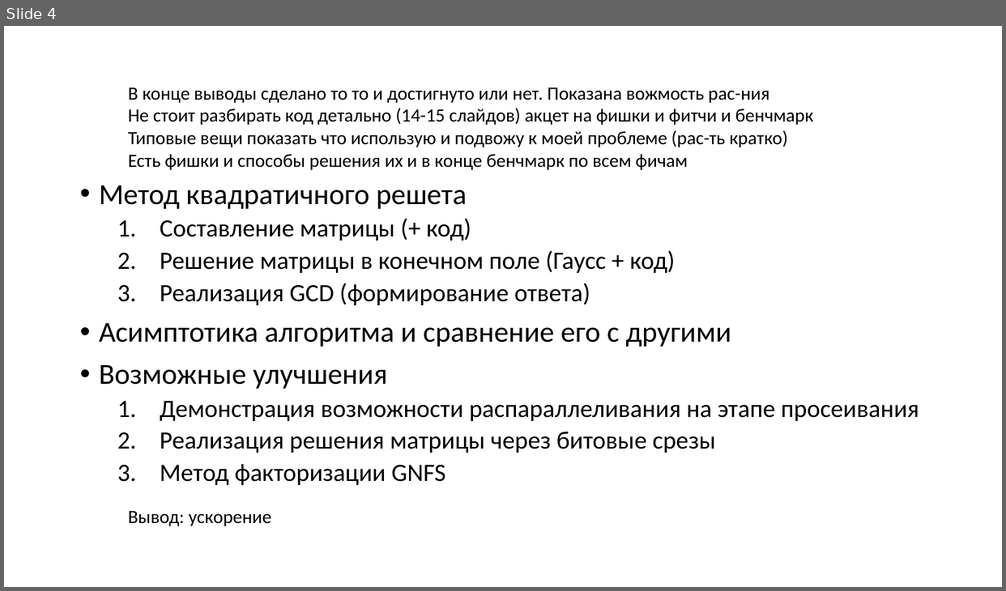
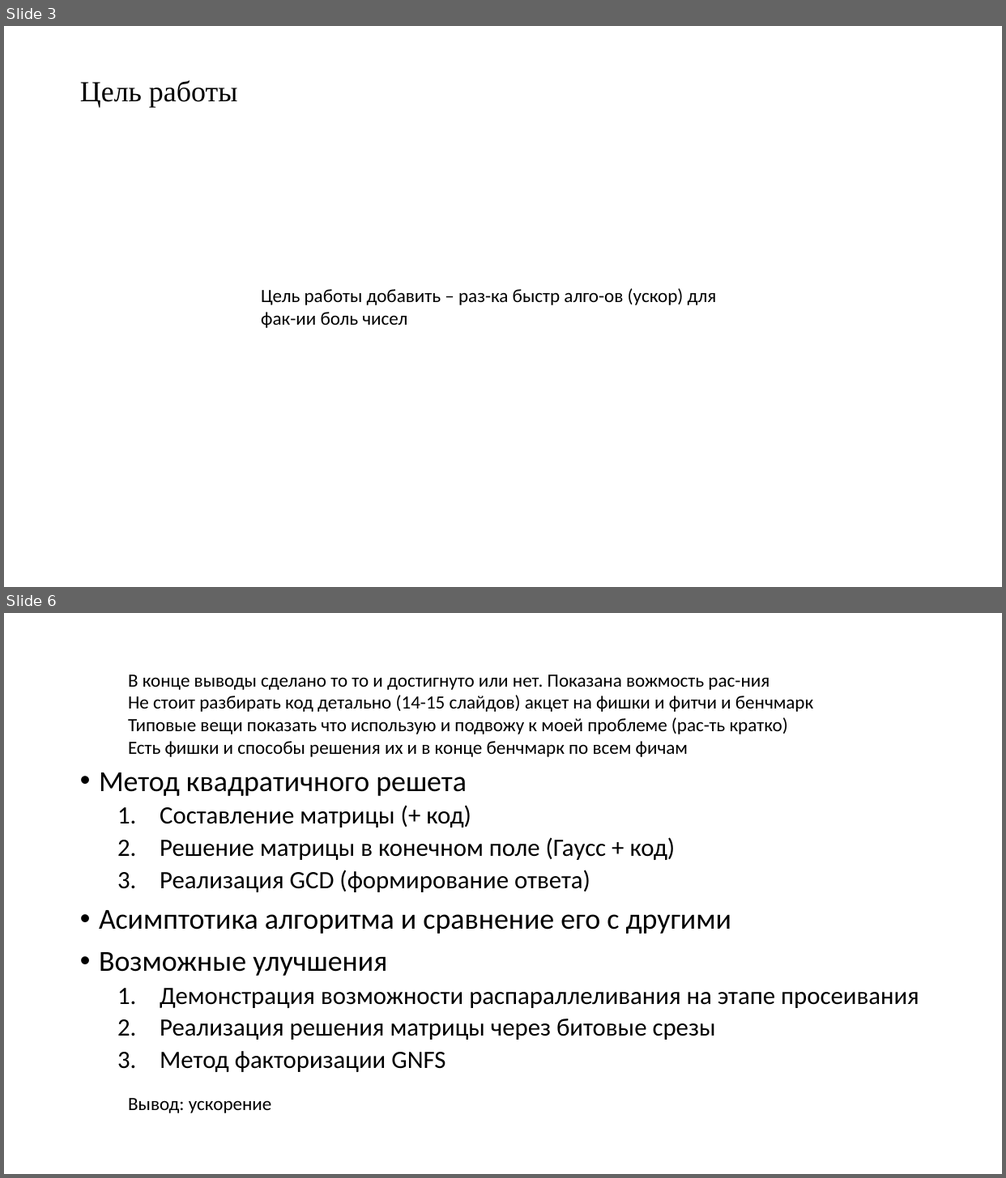
Before and after one commit to pagamov/VKR, a slide deck: Павел Гамов 10.3.22.pptx. Shown one above the other, each under a label of ours: slide 4 before the commit, slides 3 and 6 after it; the slides between them are not shown. The pictures are 1006x591 and 1006x1178 pixels, drawn with LibreOffice and Linux fonts; fonts in the diff are those of the drawing. Boxes give left, top, right and bottom in pixels: in the first picture for what was removed or moved away, otherwise in the second. Text is boxed around its words. In the diff, an @@ line names an element or a change of style, - is before the commit and + after.

```diff
--- a/Павел Гамов 10.3.22.pptx
+++ b/Павел Гамов 10.3.22.pptx
@@ slide 3 added at bbox=[4, 26, 1002, 587], background #FFFFFF @@
@@ title added at bbox=[80, 80, 237, 107], 28 pt, text #000000 @@
+Цель работы
@@ text added at bbox=[261, 288, 717, 328], 18 pt, text #000000 @@
+Цель работы добавить – раз-ка быстр алго-ов (ускор) для фак-ии боль чисел
@@ what was slide 4 is now slide 6 @@
```
Also in this commit, not shown: 3 slides changed, 1 other slide added, 1 other file.
